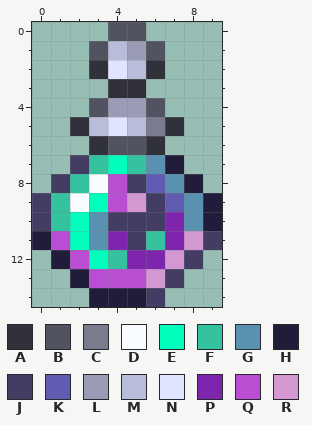
Two versions of one pixel-art sprite, Items/Potions/MinionSpeedPotion.png. This is how it looked before the edit.
The file is 20x30 pixels, drawn in blocks of 2x2; one block is one cell here.
Palette (. is transparent): A #31313b  B #525361  C #797b8e  D #fafdff  E #00ffbd  F #34c29f  G #5992b1  H #211c39  J #433d64  K #605cb1  L #999cb4  M #babdda  N #e2e5ff  P #7d25ac  Q #ba4ed3  R #d398d2
Pixels before, first column x 0:
 0 ....BB....
 1 ...BMLB...
 2 ...ANMA...
 3 ....AA....
 4 ...BLLB...
 5 ..AMNMCA..
 6 ...ABBA...
 7 ..JFEFGH..
 8 .JFDQJKGH.
 9 JFDEQRJKGH
10 JFEGJJJPGH
11 HQEGPJFPRJ
12 .HQEFPPRJ.
13 ..HQQQRJ..
14 ...HHHJ...
Once edited:
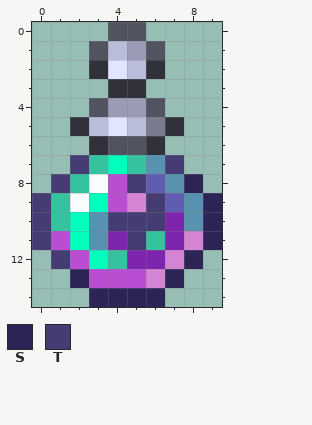
Colours new in this view: S #2c2356  T #443c73
Edits made:
colour R: #d398d2 -> #d584d4
y 7: x 2 J -> T; x 7 H -> T
y 8: x 1 J -> T; x 5 J -> T; x 8 H -> S
y 9: x 0 J -> T; x 6 J -> T; x 9 H -> S
y 10: x 0 J -> T; x 4..6 JJJ -> TTT; x 9 H -> S
y 11: x 0 H -> T; x 5 J -> T; x 9 J -> S
y 12: x 1 H -> T; x 8 J -> S
y 13: x 2 H -> S; x 7 J -> S
y 14: x 3..6 HHHJ -> SSSS
Boxes around the changes in both pictures, in picture pixels (x1, y1, x2, y2):
changed: (32, 155, 222, 307)
